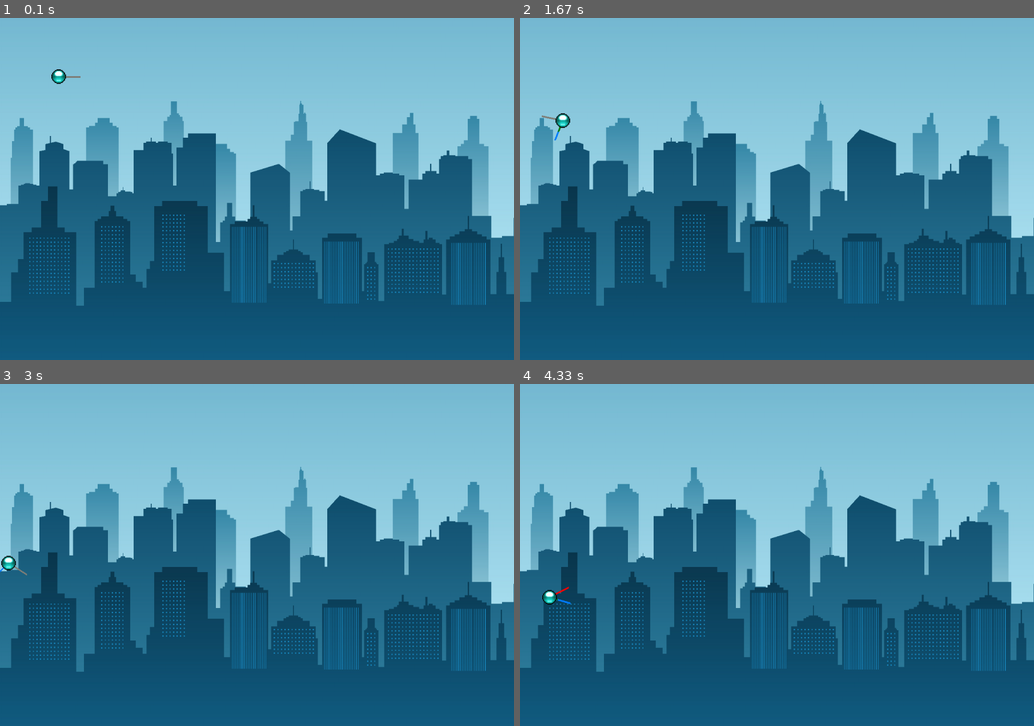
Above: before the commit, frames 1-4 (two rows, left to right).
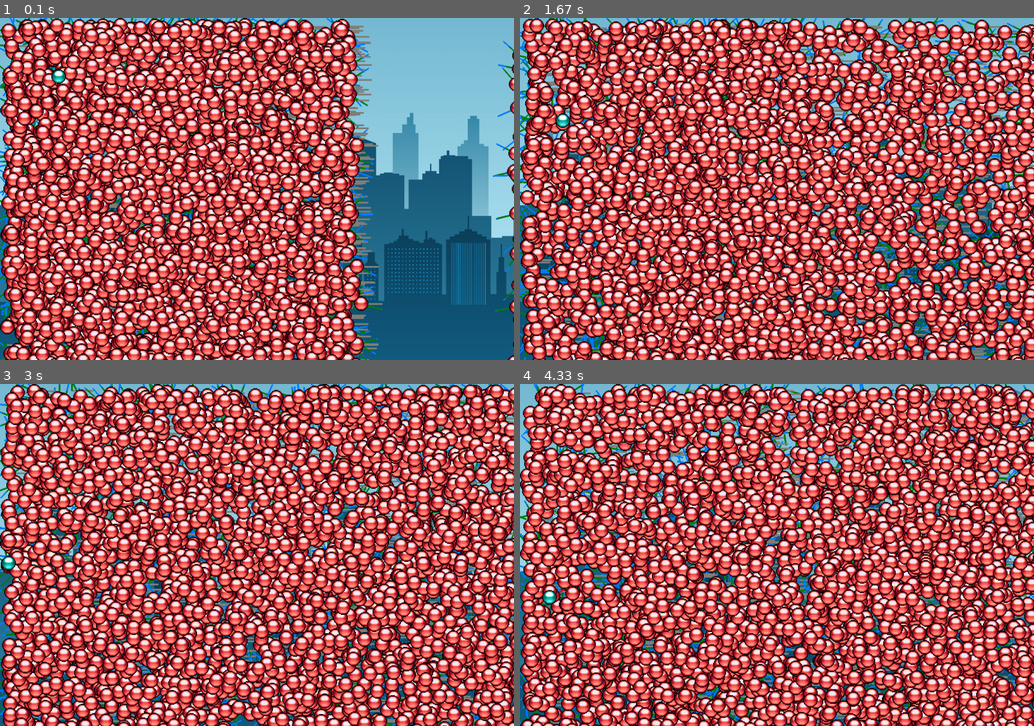
Above: after the commit, the same moments.

Repository: marstom/pygames-physics-fun
Game: pygame game, started from game.py
The game is run twice, just before and just after one commit, with the same random seed, the same clock (stepped at 60 frames per second) and the same inputs.
Inputs:
- Up to frame 1 (0.1 s): no input
- Up to frame 2 (1.67 s): hold D 0.33-0.8 s; hold W 0.83-1.3 s; hold D from 1.33 s (still down)
- Up to frame 3 (3 s): release D at 1.8 s; hold A 1.83-2.37 s; hold S 2.4-2.7 s; hold A from 2.73 s (still down)
- Up to frame 4 (4.33 s): release A at 3.13 s; hold W 3.17-3.53 s; hold D 3.57-4.2 s; hold S from 4.23 s (still down)

The runs differ from the first frame. In frame 1, 70% of the frame differs, in the area x 0-100%, y 0-100%; in frame 2, 96%; in frame 3, 97%; in frame 4, 97%.

Commit message:
Ball are now BIIIIIIIG amount of balls :D

Diff:
--- a/scene.py
+++ b/scene.py
@@ -5,6 +5,8 @@
 from enums import TurnDir, AccDir
 from sprites.grass import Grass
 
+from pygame.math import Vector2
+from random import randint, uniform
 
 class Scene:
     position = [0, 0]
@@ -12,9 +14,18 @@
 
     def __init__(self, screen: Surface, sprites: Group, screen_width: int, screen_height: int) -> None:
         self.sprites = sprites
-        self.autko = Autko(screen)
+        self.autko = Autko(screen, type=Autko.TypeOfBall.PLAYER)
         self.screen_width = screen_width
         self.screen_height = screen_height
+
+
+        for _ in range(3250):
+            rand_angle = uniform(0, 360)
+            rand_speed = uniform(1,5)
+            rand_pos = [uniform(0, 800), uniform(0, 800)]
+            evil = Autko(screen, x=rand_pos[0], y=rand_pos[1], type=Autko.TypeOfBall.EVIL)
+            evil.velocity = Vector2(rand_speed, 0).rotate(rand_angle)
+            sprites.add(evil)
 
         # grass = Grass()
 
--- a/sprites/autko.py
+++ b/sprites/autko.py
@@ -7,8 +7,16 @@
 from constatnts import SCREEN_H, SCREEN_W
 from enums import AccDir, TurnDir
 
+from enum import Enum, auto
+
+DEBUG_PRINTS = 0
+
 
 class Autko(pygame.sprite.Sprite):
+    class TypeOfBall(Enum):
+        PLAYER = auto()
+        EVIL = auto()
+
     coefficient_of_friction = 0.22
 
     turn_speed = 0.0
@@ -20,10 +28,13 @@
     FRICT = False
     SPEED_LIMIT = False
 
-    def __init__(self, screen: Surface, x=120, y=120):
+    def __init__(self, screen: Surface, x=120, y=120, type: TypeOfBall = TypeOfBall.PLAYER):
         super().__init__()
         self.screen = screen
-        self.image = pygame.image.load("assets/aqua_ball.png").convert_alpha()
+        if type == self.TypeOfBall.PLAYER:
+            self.image = pygame.image.load("assets/aqua_ball.png").convert_alpha()
+        elif type == self.TypeOfBall.EVIL:
+            self.image = pygame.image.load("assets/evil_ball.png").convert_alpha()
         self.image.set_colorkey((255, 255, 255))
         self.image = pygame.transform.scale(self.image, (self.image.get_width() * 2, self.image.get_height() * 2))
         self.rect = self.image.get_rect()
@@ -65,7 +76,8 @@
         """
         self._move_model_update()
         self._turning_update()
-        self.__debug_prints()
+        if DEBUG_PRINTS:
+            self.__debug_prints()
         self._visualise_vectors()
 
         # Screen scroll
@@ -120,7 +132,8 @@
                 4,
             )
         else:
-            print(f"Degree {self.turn_value_degrees}")
+            if DEBUG_PRINTS:
+                print(f"Degree {self.turn_value_degrees}")
             pygame.draw.line(
                 surface=self.screen,
                 color=(128, 128, 121),
Binary file added: assets/evil_ball.png
